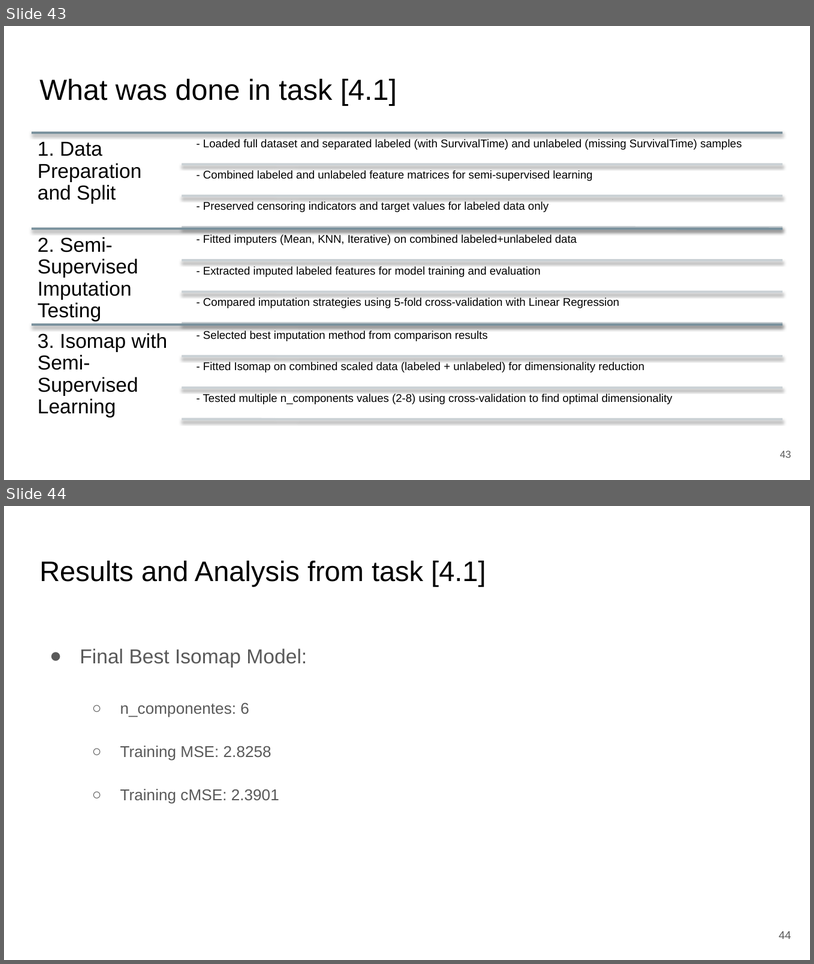
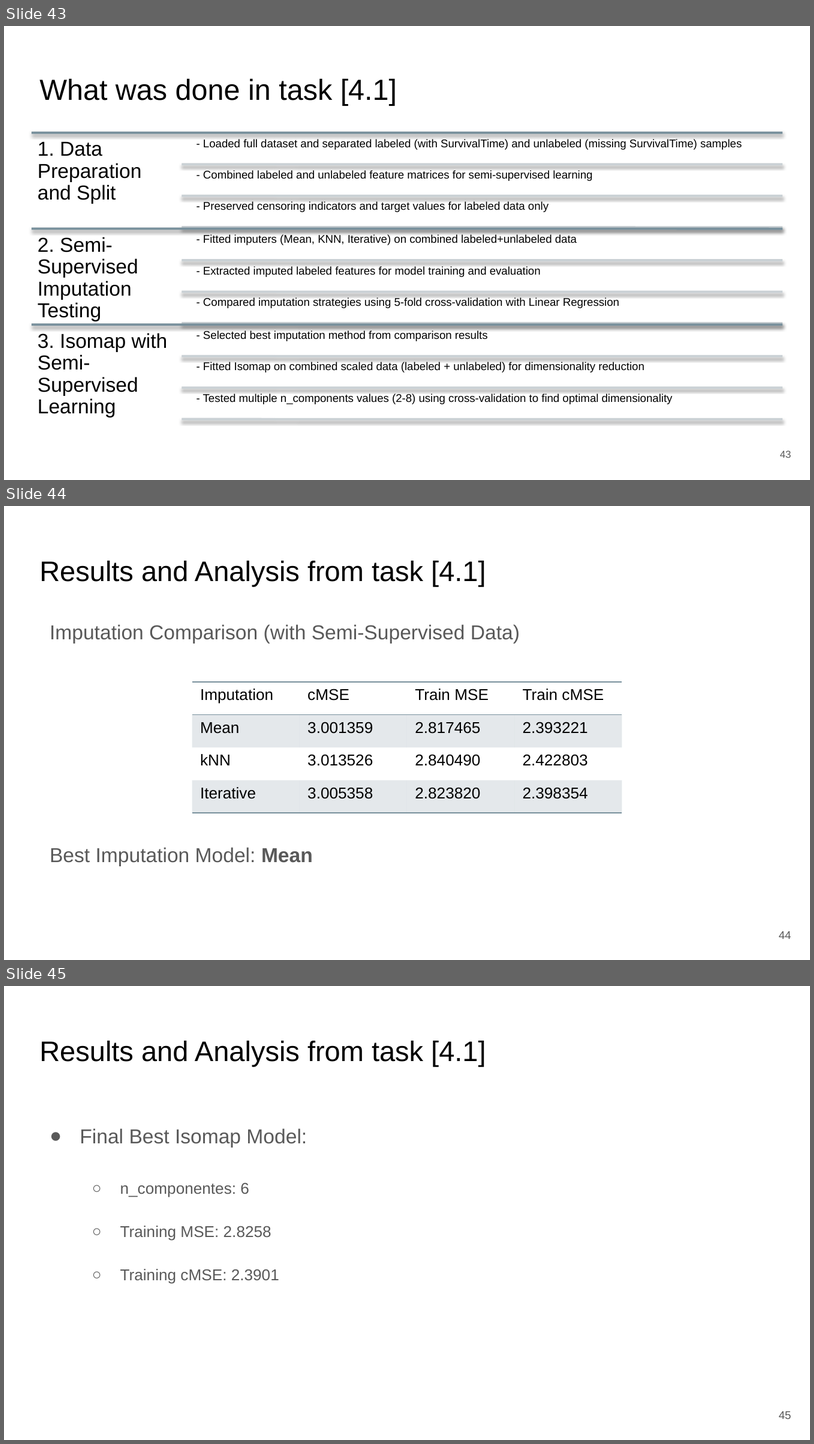
Before and after one commit to zepedrocosta/AA-Projeto2, a slide deck: Slides.pptx. Shown one above the other, each under a label of ours: slides 43 and 44 before the commit, slides 43, 44 and 45 after it. The pictures are 814x964 and 814x1444 pixels, drawn with LibreOffice and Linux fonts; fonts in the diff are those of the drawing. Boxes give left, top, right and bottom in pixels: in the first picture for what was removed or moved away, otherwise in the second. Text is boxed around its words. In the diff, an @@ line names an element or a change of style, - is before the commit and + after.

Commit message:
Imputation Comparison (with Semi-Supervised Data) table

```diff
--- a/Slides.pptx
+++ b/Slides.pptx
@@ slide 44 added at (4,506,810,960), background #FFFFFF @@
@@ title added at (39,561,486,586), 25.2 pt, text #000000 @@
+Results and Analysis from task [4.1]
@@ text added at (50,624,520,865), 18 pt, text #595959 @@
+Imputation Comparison (with Semi-Supervised Data)
+Best Imputation Model: Mean
@@ table added at (192,682,621,813), 4 rows, 4 columns @@
+Imputation | cMSE | Train MSE | Train cMSE
+Mean | 3.001359 | 2.817465 | 2.393221
+kNN | 3.013526 | 2.840490 | 2.422803
+Iterative | 3.005358 | 2.823820 | 2.398354
@@ page number added at (779,931,792,939), 10 pt, text #595959 @@
+44
@@ what was slide 44 is now slide 45 @@
@@ page number at (779,1411,792,1419): text changed @@
-44
+45
```
Also in this commit, not shown: 1 slide changed.
